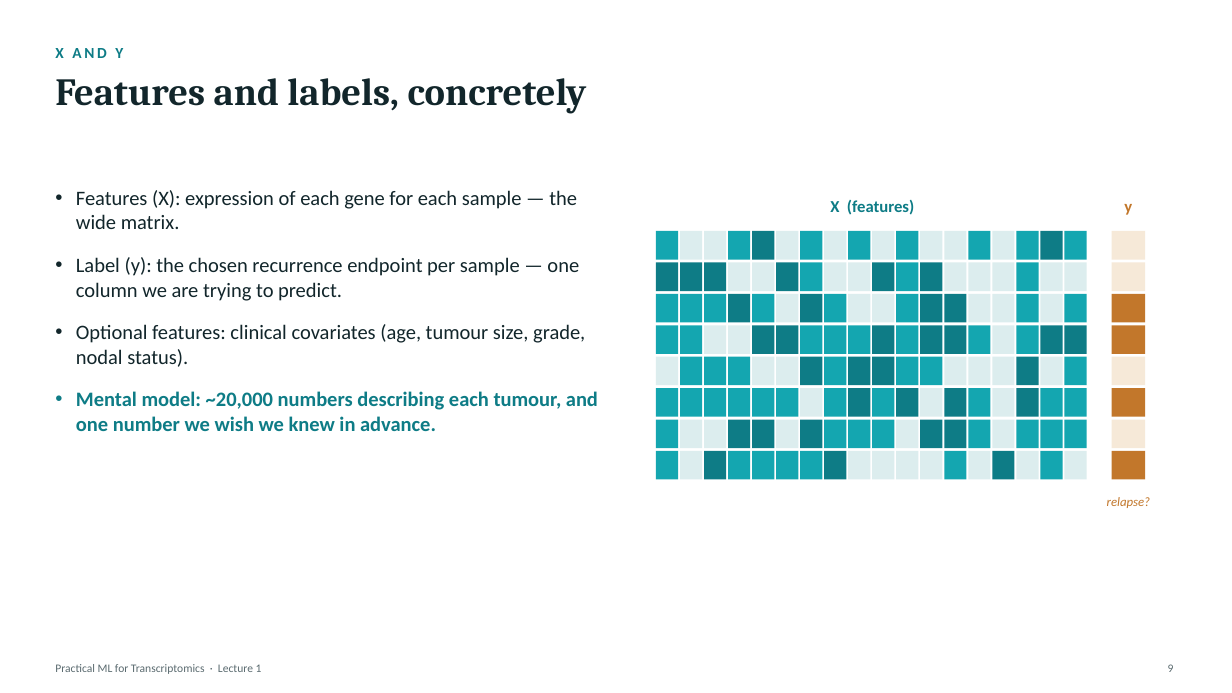
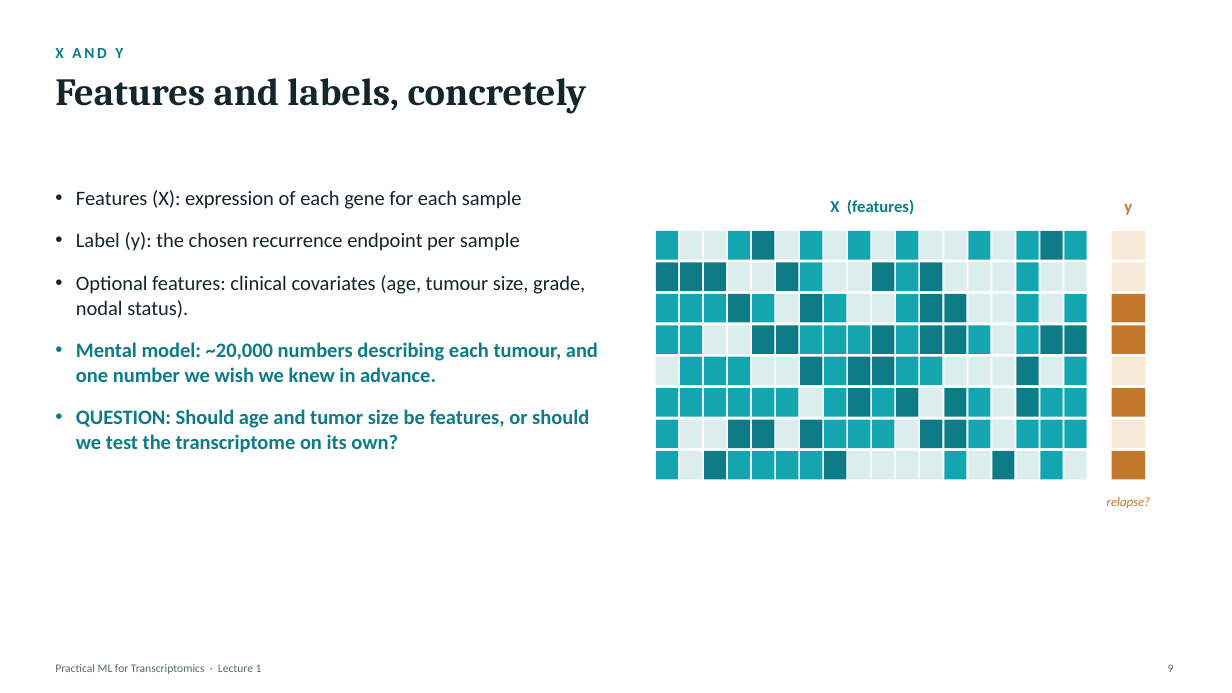
Before and after one commit to zhanyinx/ml26, a slide deck: slide 9 of lessons/lesson01_biological_question/theory/slides/Lecture1 - From Biological Question to ML Problem.pptx. Drawn at 1232x693 pixels with LibreOffice and Linux fonts; fonts in the diff are those of the drawing. Boxes give left, top, right and bottom in pixels: in the first picture for what was removed or moved away, otherwise in the second. Text is boxed around its words. In the diff, an @@ line names an element or a change of style, - is before the commit and + after.

```diff
--- a/lessons/lesson01_biological_question/theory/slides/Lecture1 - From Biological Question to ML Problem.pptx
+++ b/lessons/lesson01_biological_question/theory/slides/Lecture1 - From Biological Question to ML Problem.pptx
@@ text at (76,190,522,251): text changed @@
-• Features (X): expression of each gene for each sample — the wide matrix.
-• Label (y): the chosen recurrence endpoint per sample — one column we are trying to predict.
+• Features (X): expression of each gene for each sample
+• Label (y): the chosen recurrence endpoint per sample
@@ text at (76,409,589,453): paragraph added @@
+• QUESTION: Should age and tumor size be features, or should we test the transcriptome on its own?
```
Also in this commit, not shown: 16 other slides changed, 1 slide removed.
